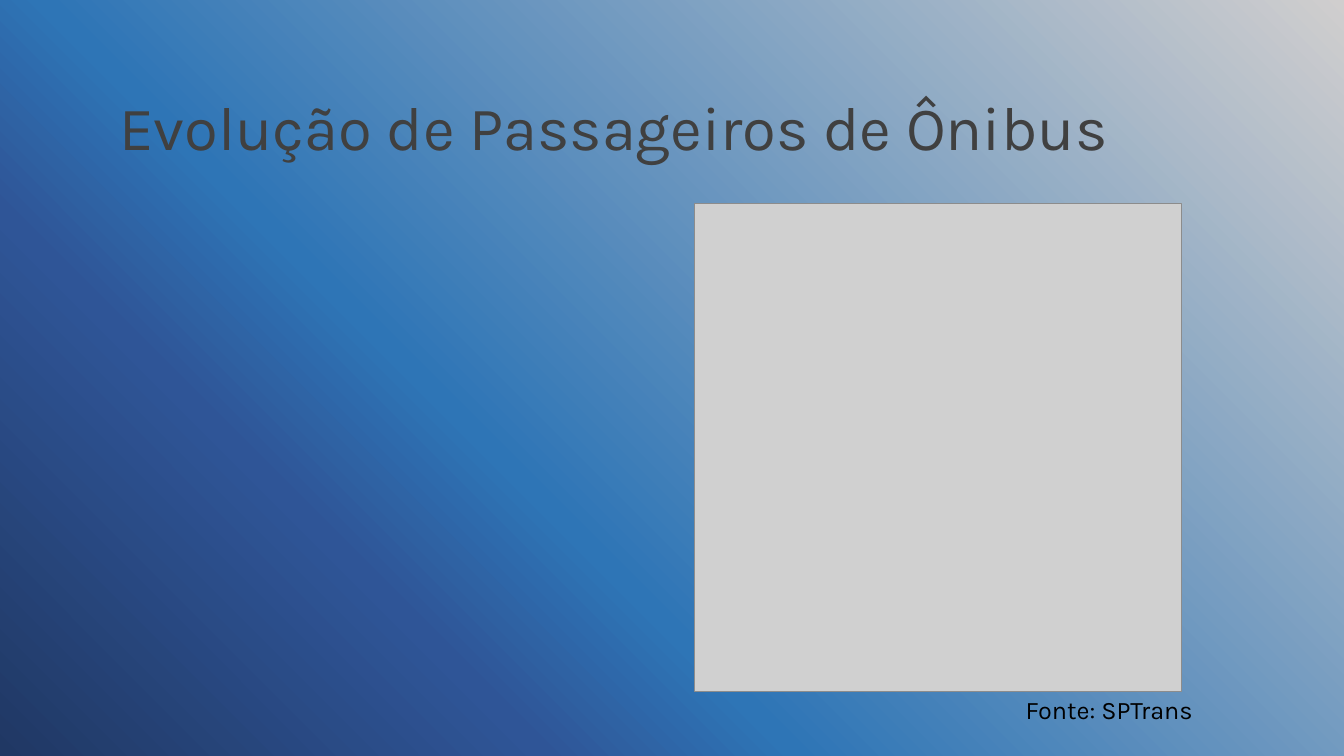
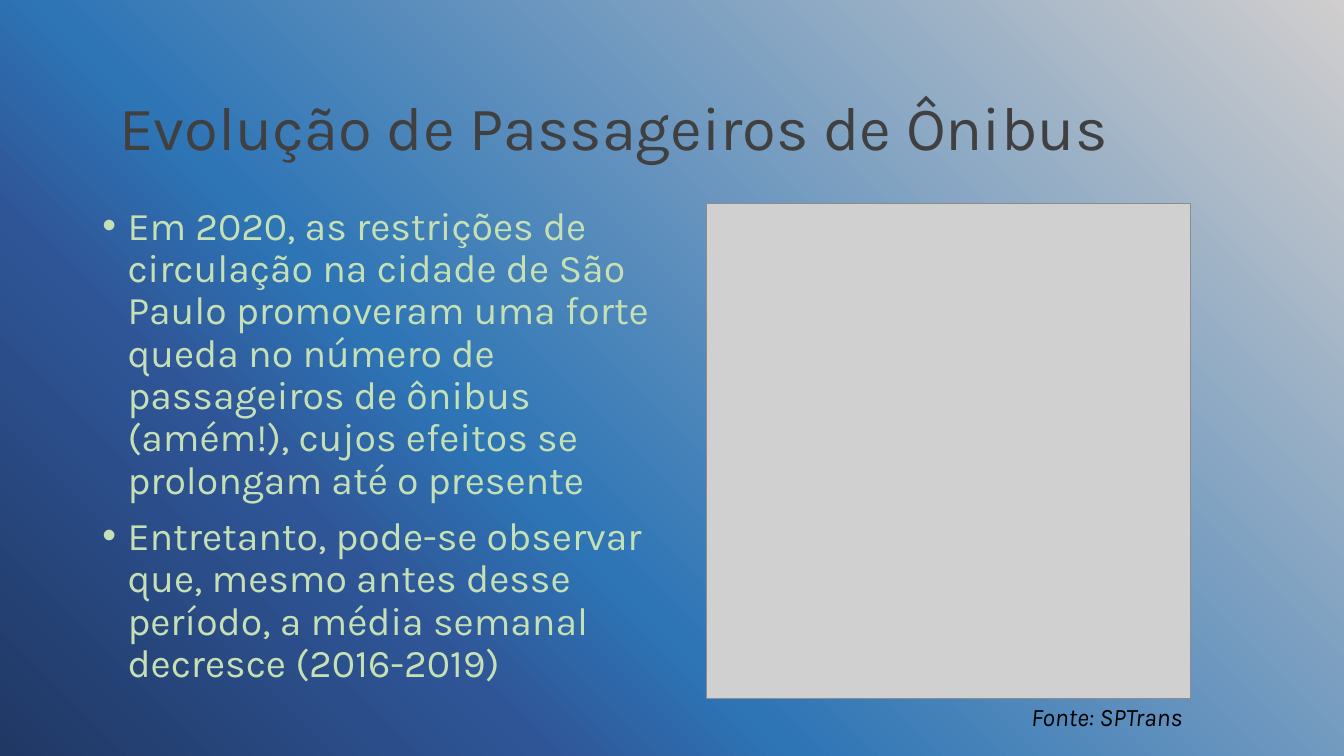
Before and after one commit to alitaca/Projeto_final, a slide deck: slide 6 of transporte_sp.pptx (slide 7 before the commit). Drawn at 1344x756 pixels with LibreOffice and Linux fonts; fonts in the diff are those of the drawing; grey boxes stand for pictures; background and template pictures are left out. Boxes give left, top, right and bottom in pixels: in the first picture for what was removed or moved away, otherwise in the second. Text is boxed around its words. In the diff, an @@ line names an element or a change of style, - is before the commit and + after.

```diff
--- a/transporte_sp.pptx
+++ b/transporte_sp.pptx
@@ picture: place and size @@
-picture at [695, 204, 1183, 692]
+picture at [707, 204, 1191, 700]
@@ text added at [128, 213, 649, 681], 28 pt, text #C5E0B4 @@
+• Em 2020, as restrições de circulação na cidade de São Paulo promoveram uma forte queda no número de passageiros de ônibus (amém!), cujos efeitos se prolongam até o presente
+• Entretanto, pode-se observar que, mesmo antes desse período, a média semanal decresce (2016-2019)
@@ text "Fonte: SPTrans" at [1031, 710, 1182, 727]: italic on @@
```
Also in this commit, not shown: 5 other slides changed, 6 slides added, 1 slide removed.
